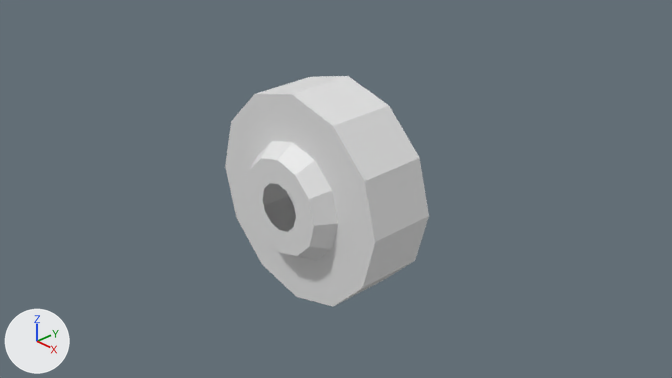
Before and after pictures for a commit that changed the Blender file Models/SSPX/sspx-greenhouse-375-1-iva.blend.
Before and after are seen from the file's camera 'Camera'. The axes (+X, +Y, +Z) are drawn at lower left. The lights are the same throughout.

In view in the first picture: 'shellCollider'.
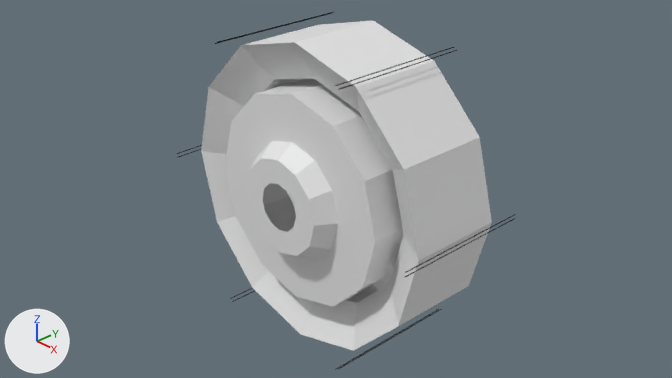
Location of each change, (x1, y1, x2, y2) in pixels of the pictures (672 x 378 px):
'shellCollider', reshaped (42% wider, 43% taller)
    before: (225, 76, 429, 307)
    after: (201, 21, 492, 351)
'375mLadders', added
    after: (177, 12, 515, 370)
part 1 of me_cylinder, built on
    before: (333, 216, 429, 307)
    after: (201, 21, 492, 351)

Edits to the bpy script that builds the scene:
```text
Add ng_maincolor:
    ng_maincolor = bpy.data.node_groups.new('MainColor', 'ShaderNodeTree')
    # nodes: Math, Mix
Add ng_emissioncolor:
    ng_emissioncolor = bpy.data.node_groups.new('EmissionColor', 'ShaderNodeTree')
    # nodes: Math, Mix
Add ng_standardshader:
    ng_standardshader = bpy.data.node_groups.new('StandardShader', 'ShaderNodeTree')
    # nodes: BsdfPrincipled, Math, NormalMap
Add ng_color4:
    ng_color4 = bpy.data.node_groups.new('Color4', 'ShaderNodeTree')
    _s = ng_color4.interface.new_socket(name='Color', in_out='OUTPUT', socket_type='NodeSocketColor')
    _s = ng_color4.interface.new_socket(name='Alpha', in_out='OUTPUT', socket_type='NodeSocketFloat')
    _s = ng_color4.interface.new_socket(name='Color', in_out='INPUT', socket_type='NodeSocketColor')
    _s = ng_color4.interface.new_socket(name='Alpha', in_out='INPUT', socket_type='NodeSocketFloat')
    _s.min_value = 1.0
    _N = ng_color4.nodes; _L = ng_color4.links
    n0 = _N.new('NodeGroupInput'); n0.name = 'Group Input'
    n1 = _N.new('NodeGroupOutput'); n1.name = 'Group Output'
    _L.new(n0.outputs[1], n1.inputs[1])  # 'Alpha' to 'Alpha'
    _L.new(n0.outputs[0], n1.inputs[0])  # 'Color' to 'Color'
Add mat_sspx_375_1:
    mat_sspx_375_1 = bpy.data.materials.new('sspx-375-1')
    # nodes: Group, OutputMaterial, Value, VertexColor
    # colours: white #ffffff, white #fffaec, black #000000, grey #bcbcbc, blue #bcbcff
Change me_cylinder:
    used by ob_shellcollider; parent = ob_freeiva; location = (0.0, 0.0, 0.0)
    remove me_cylinder.from_pydata(...)  # 150 vertices, 137 faces; spans x -1.32..1.32, y -0.89..0.87, z -1.32..1.32
    add me_cylinder.from_pydata(...)  # 212 vertices, 193 faces; spans x -1.9..1.9, y -0.89..0.87, z -1.9..1.9
    me_cylinder part 1
    33 faces are deleted
    39 vertices are added at x -1.9..1.9, y -0.6..0.32, z -1.9..1.9
    12 new vertices lie (0.0, 1.2, 0.0) away from vertices in x -1.9..1.9, y -0.6, z -1.9..1.9
    11 new vertices lie (0.0, 0.64, 0.0) away from vertices in x -1.42..1.42, y -0.32, z -1.42..1.42
    89 new faces join them
Add me_375mladders:
    me_375mladders.from_pydata(...)  # 168 vertices, 144 faces; spans x -2.01..2.0, y -1.9..1.92, z -1.75..1.75
    me_375mladders.materials.append(mat_sspx_375_1)  # its picture is missing
Add ob_375mladders:
    ob_375mladders = bpy.data.objects.new('375mLadders', me_375mladders)
    ob_375mladders.parent = ob_ladders
    ob_375mladders.location = (0.0, 0.0, 0.0)
    ob_375mladders.rotation_euler = (1.571, 0.0, 0.0)  # degrees (90, 0, 0)
    ob_375mladders.scale = (1.0, 0.475, 1.0)
Add ob_ladders:
    ob_ladders = bpy.data.objects.new('Ladders', None)
    ob_ladders.parent = ob_375mgreenhouse
    ob_ladders.location = (0.013, 0.0, 0.0)
Add ob_375mgreenhouse:
    ob_375mgreenhouse = bpy.data.objects.new('375mGreenhouse', None)
    ob_375mgreenhouse.location = (0.0, 0.0, 0.0)
    ob_375mgreenhouse.rotation_euler = (-1.571, 0.0, -3.142)  # degrees (-90, 0, -180)
```
